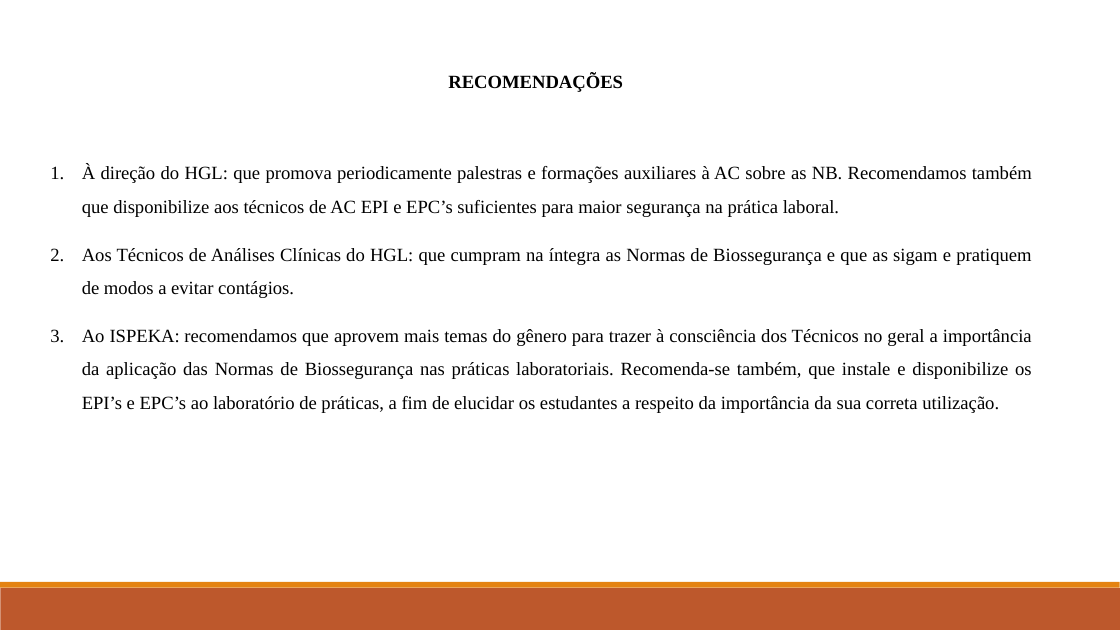
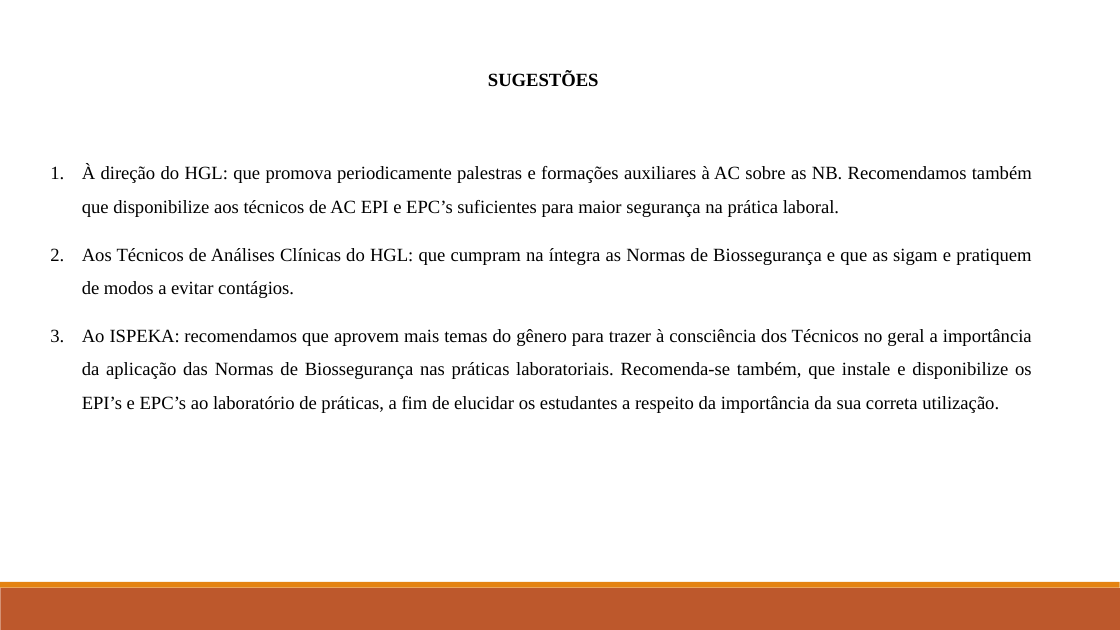
Before and after one commit to domingosjadriano/Projectos-Academicos, a slide deck: slide 17 of Proj Nguidi Biana/Monografia/Apresentação_NguiBianAnjo.pptx. Drawn at 1120x630 pixels with LibreOffice and Linux fonts; fonts in the diff are those of the drawing. Boxes give left, top, right and bottom in pixels: in the first picture for what was removed or moved away, otherwise in the second. Text is boxed around its words. In the diff, an @@ line names an element or a change of style, - is before the commit and + after.

```diff
--- a/Proj Nguidi Biana/Monografia/Apresentação_NguiBianAnjo.pptx
+++ b/Proj Nguidi Biana/Monografia/Apresentação_NguiBianAnjo.pptx
@@ text at bbox=[488, 72, 599, 87]: text changed @@
-RECOMENDAÇÕES
+SUGESTÕES
```
Also in this commit, not shown: 6 other slides changed, 3 other files.
